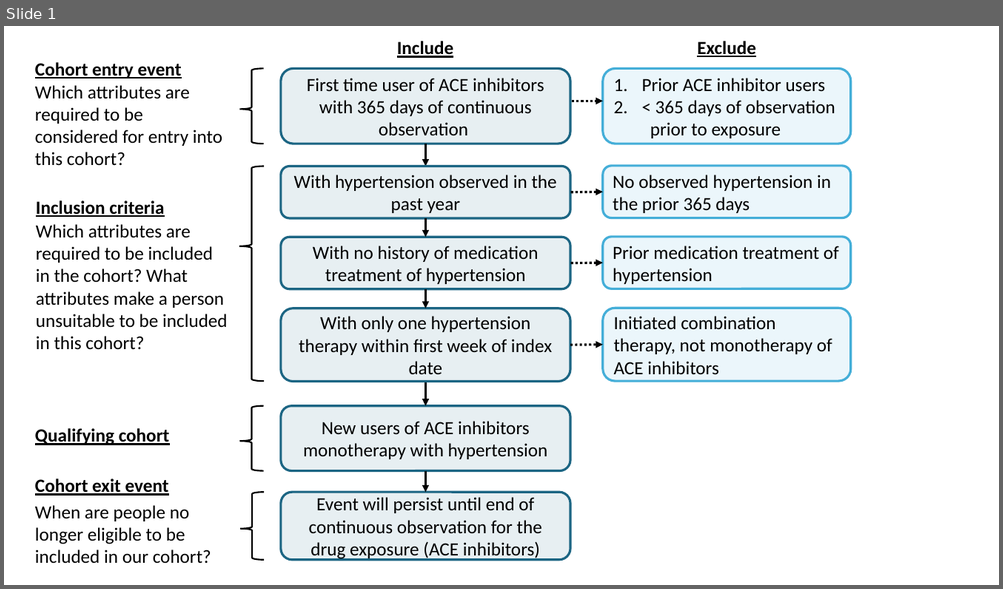
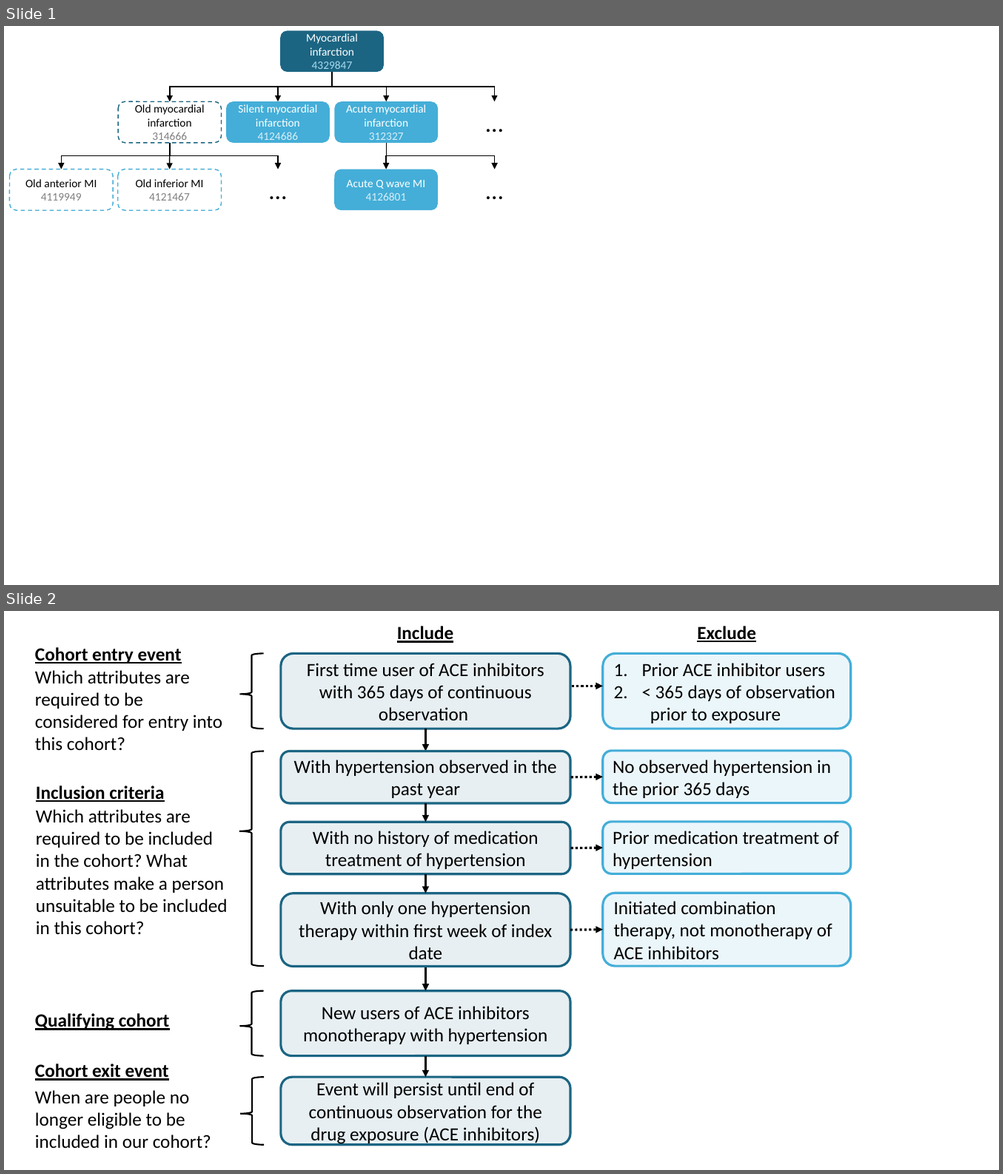
Before and after one commit to OHDSI/TheBookOfOhdsi, a slide deck: extras/FiguresCohorts.pptx. Shown one above the other, each under a label of ours: slide 1 before the commit, slides 1 and 2 after it. The pictures are 1003x589 and 1003x1174 pixels, drawn with LibreOffice and Linux fonts; fonts in the diff are those of the drawing. Boxes give left, top, right and bottom in pixels: in the first picture for what was removed or moved away, otherwise in the second. Text is boxed around its words. In the diff, an @@ line names an element or a change of style, - is before the commit and + after.

```diff
--- a/extras/FiguresCohorts.pptx
+++ b/extras/FiguresCohorts.pptx
@@ slide 1 added at (x1=4, y1=26, x2=999, y2=585), background #FFFFFF @@
@@ rounded rectangle added at (x1=280, y1=30, x2=384, y2=72), fill #1B6583, 11 pt, text #FFFFFF @@
+Myocardial infarction
+4329847
@@ elbow arrow added from (333, 72) to (170, 101), #000000 1 pt @@
@@ elbow arrow added from (333, 72) to (278, 101), #000000 1 pt @@
@@ elbow arrow added from (333, 72) to (494, 101), #000000 1 pt @@
@@ elbow arrow added from (333, 72) to (386, 101), #000000 1 pt @@
@@ rounded rectangle added at (x1=118, y1=101, x2=221, y2=142), fill #FFFFFF, outline #1B6583 1 pt dashed, 11 pt, text #000000 @@
+Old myocardial infarction
+314666
@@ rounded rectangle added at (x1=226, y1=101, x2=330, y2=142), fill #44AED8, 11 pt, text #FFFFFF @@
+Silent myocardial infarction
+4124686
@@ rounded rectangle added at (x1=335, y1=101, x2=438, y2=142), fill #44AED8, 11 pt, text #FFFFFF @@
+Acute myocardial infarction
+312327
@@ rounded rectangle added at (x1=443, y1=101, x2=546, y2=142), fill #FFFFFF, outline #FFFFFF 1 pt, 24 pt, text #000000 @@
+…
@@ elbow arrow added from (170, 143) to (62, 170), #000000 1 pt @@
@@ arrow added from (170, 143) to (170, 170), #000000 1 pt @@
@@ elbow arrow added from (170, 143) to (278, 170), #000000 1 pt @@
@@ elbow arrow added from (386, 143) to (386, 170), #000000 1 pt @@
@@ elbow arrow added from (386, 143) to (494, 170), #000000 1 pt @@
@@ rounded rectangle added at (x1=9, y1=170, x2=113, y2=210), fill #FFFFFF, outline #44AED8 1 pt dashed, 11 pt, text #000000 @@
+Old anterior MI
+4119949
@@ rounded rectangle added at (x1=118, y1=170, x2=222, y2=210), fill #FFFFFF, outline #44AED8 1 pt dashed, 11 pt, text #000000 @@
+Old inferior MI
+4121467
@@ rounded rectangle added at (x1=226, y1=170, x2=330, y2=210), fill #FFFFFF, outline #FFFFFF 1 pt, 24 pt, text #000000 @@
+…
@@ rounded rectangle added at (x1=335, y1=170, x2=438, y2=210), fill #44AED8, 11 pt, text #FFFFFF @@
+Acute Q wave MI
+4126801
@@ rounded rectangle added at (x1=443, y1=170, x2=546, y2=210), fill #FFFFFF, outline #FFFFFF 1 pt, 24 pt, text #000000 @@
+…
@@ what was slide 1 is now slide 2 @@
```
Also in this commit, not shown: 6 other files.
